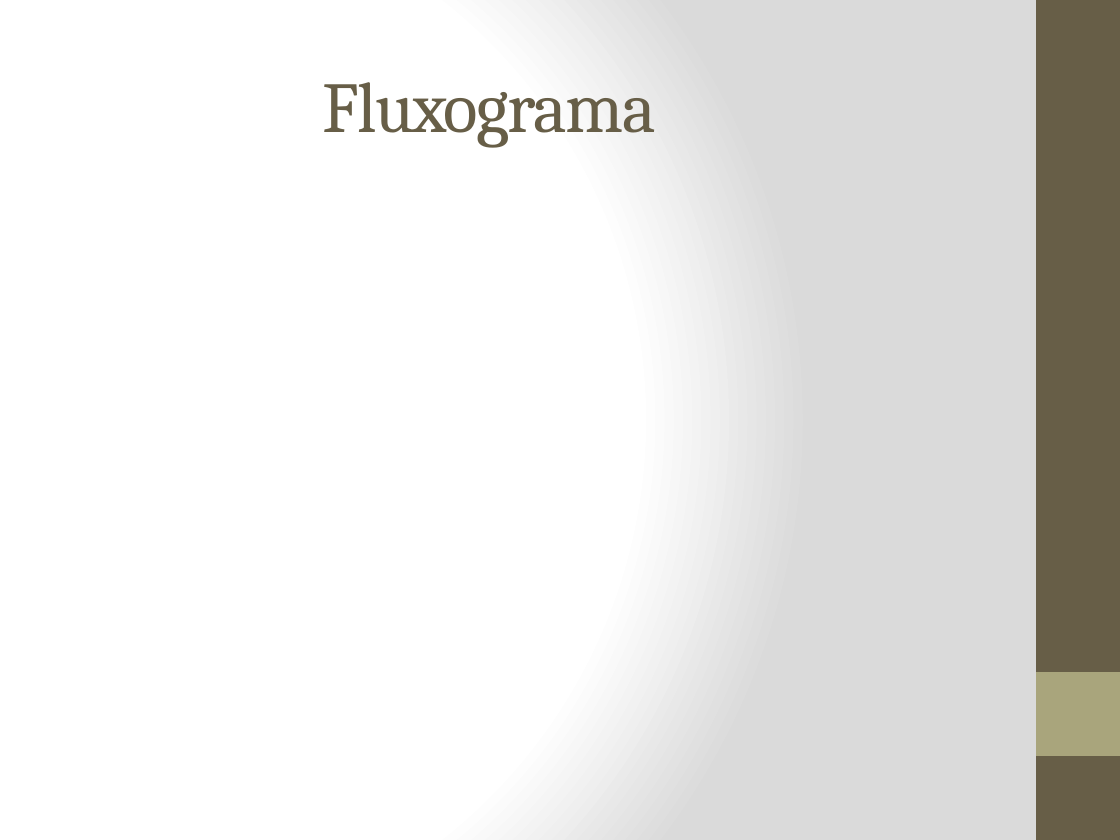
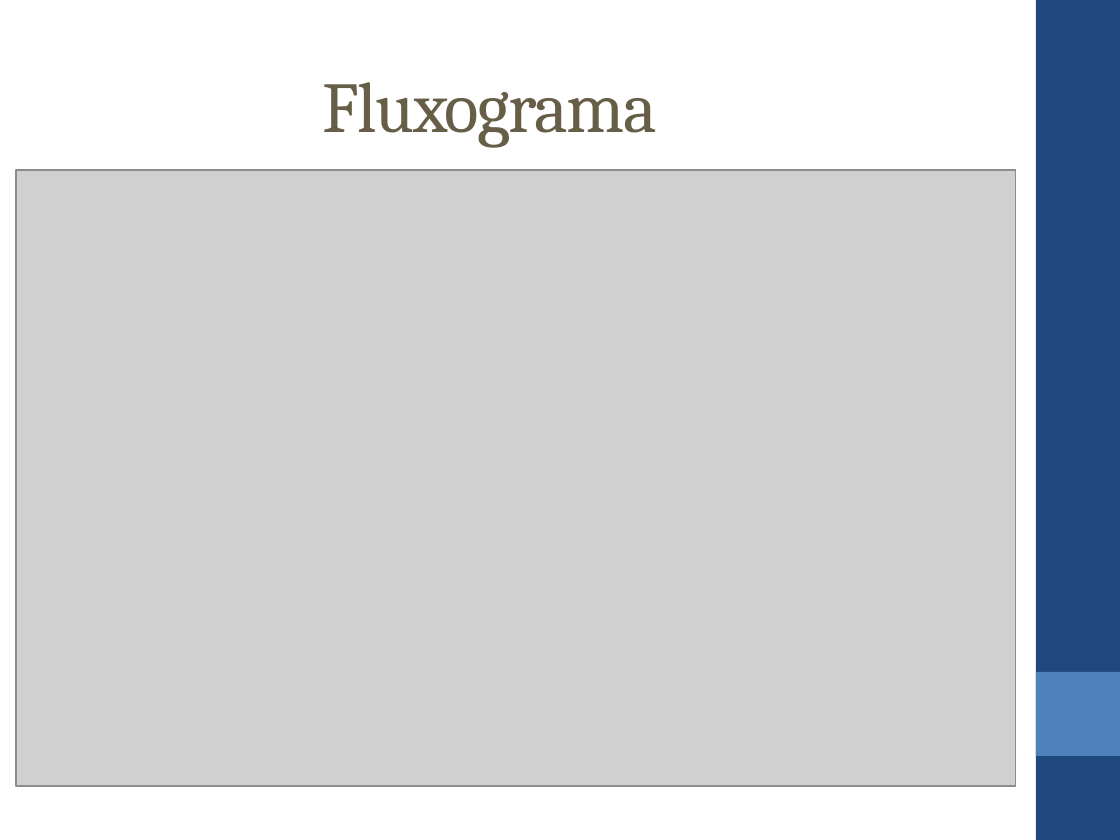
Before and after one commit to sisunigit/EDBucketSort, a slide deck: slide 5 of Documentos/Estrutura de Dados Trabalho.pptx (slide 7 before the commit). Drawn at 1120x840 pixels with LibreOffice and Linux fonts; fonts in the diff are those of the drawing; grey boxes stand for pictures. Boxes give left, top, right and bottom in pixels: in the first picture for what was removed or moved away, otherwise in the second. Text is boxed around its words. In the diff, an @@ line names an element or a change of style, - is before the commit and + after.

```diff
--- a/Documentos/Estrutura de Dados Trabalho.pptx
+++ b/Documentos/Estrutura de Dados Trabalho.pptx
@@ background gradient #FFFFFF to #DADADA to #FFFFFF @@
@@ rectangle at [1036, 0, 1120, 840]: fill #675E47 to #1F497D @@
@@ picture added at [16, 170, 1015, 786] @@
@@ rectangle at [1036, 672, 1120, 756]: fill #A9A57C to #4F81BD @@
```
Also in this commit, not shown: 7 other slides changed, 2 slides added, 5 other files.
